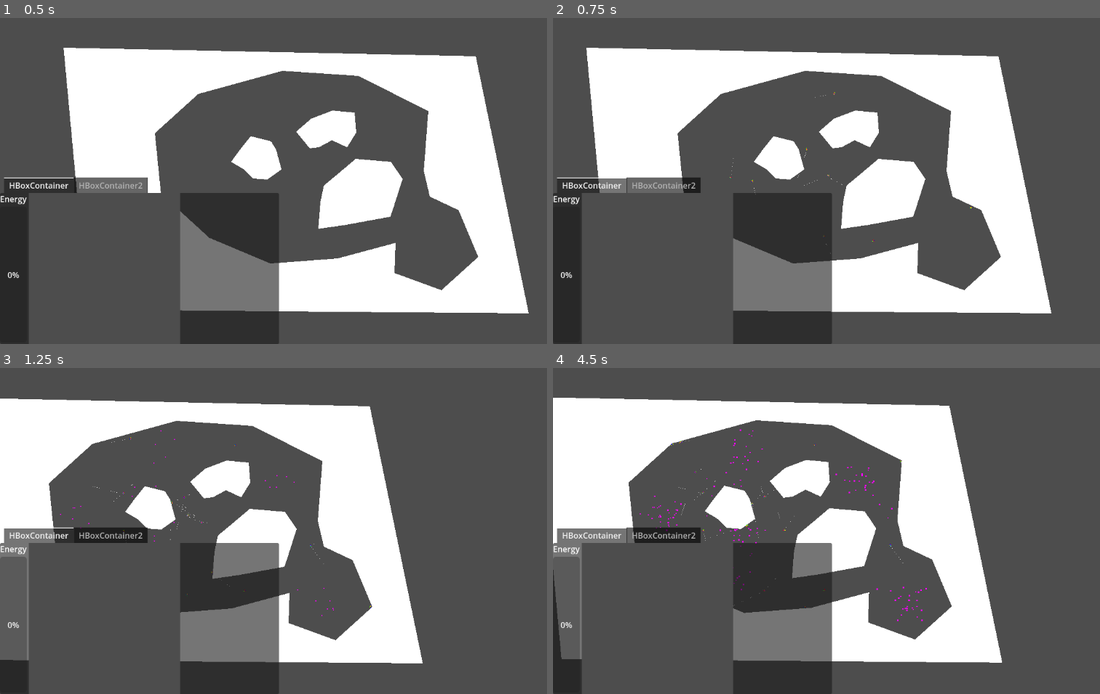
Above: before the commit, frames 1-4 (two rows, left to right).
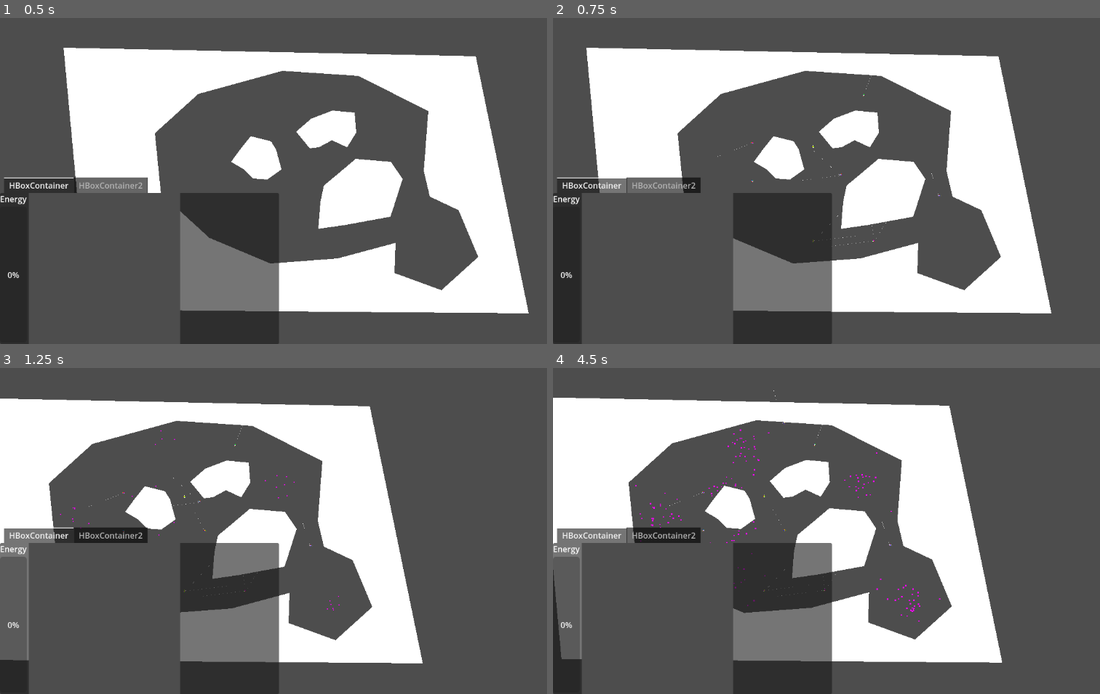
Above: after the commit, the same moments.

Repository: 06gusmog/EVOLUTIONATOR-4000
Game: Godot game, scene res://Misc/world.tscn
Two runs of this game, one before a commit and one after it. Both use one fixed random seed, a clock stepped at 60 frames per second and the inputs below.
Inputs (mouse positions are in pixels of both pictures, inside the frame that each line leads up to):
- Up to frame 1 (0.5 s): no input
- Up to frame 2 (0.75 s): tap Enter at 0.5 s; move the mouse to (968, 164) at 0.52 s; hold Right (right) from 0.53 s (still down); click (968, 164) at 0.6 s
- Up to frame 3 (1.25 s): keep holding Right (right)
- Up to frame 4 (4.5 s): move the mouse to (799, 592) at 1.27 s; release Right (right) at 1.28 s; hold Down (down) 1.28-2.03 s; tap P (test input) at 1.35, 4.35 s; move the mouse to (645, 475) at 2.02 s; hold Right (right) 2.03-2.78 s; tap Shift (zoom_in) at 2.1 s; move the mouse to (607, 397) at 2.77 s; hold Up (up) 2.78-3.53 s; tap Ctrl (zoom_out) at 2.85 s; move the mouse to (558, 524) at 3.52 s; hold Left (left) from 3.53 s (still down); click (558, 524) at 3.6 s; move the mouse to (635, 442) at 4.27 s

Frame 1 is identical in both runs. In frame 2, less than 0.1% of the frame differs, in the area x 30-77%, y 17-73%; in frame 3, less than 0.1%; in frame 4, 0.4%, in the area x 15-71%, y 6-78%.
Error in both runs: Attempt to call function 'store_line' in base 'null instance' on a null instance. (res://Misc/SimulationHandler.gd:169)

Commit message:
2 new cell types
Added hearing and smell cells, and fixed some issues with the eye cells. Also added collision layers and masks

Diff:
--- /dev/null
+++ b/Godot/Cell Types/Scenes/hearing_cell.tscn
@@ -0,0 +1,22 @@
+[gd_scene load_steps=5 format=3 uid="uid://0mhqxtrvoc5l"]
+
+[ext_resource type="Shape2D" uid="uid://v66p2r8ukumf" path="res://Standards/cell_shape.tres" id="1_m638y"]
+[ext_resource type="Script" path="res://Cell Types/Scripts/HearingCell.gd" id="2_vnun1"]
+[ext_resource type="Texture2D" uid="uid://be6tg6lcyhdvt" path="res://Misc/visuals/1_white_pixel.png" id="3_fssiw"]
+
+[sub_resource type="CircleShape2D" id="CircleShape2D_uea70"]
+
+[node name="HearingCell" type="CollisionShape2D"]
+shape = ExtResource("1_m638y")
+script = ExtResource("2_vnun1")
+
+[node name="Sprite2D" type="Sprite2D" parent="."]
+texture = ExtResource("3_fssiw")
+
+[node name="Area2D" type="Area2D" parent="."]
+scale = Vector2(0.1, 0.1)
+collision_mask = 4
+monitorable = false
+
+[node name="CollisionShape2D" type="CollisionShape2D" parent="Area2D"]
+shape = SubResource("CircleShape2D_uea70")
--- /dev/null
+++ b/Godot/Cell Types/Scenes/smelling_cell.tscn
@@ -0,0 +1,22 @@
+[gd_scene load_steps=5 format=3 uid="uid://t5c86xlsoyfm"]
+
+[ext_resource type="Shape2D" uid="uid://v66p2r8ukumf" path="res://Standards/cell_shape.tres" id="1_0oauv"]
+[ext_resource type="Script" path="res://Cell Types/Scripts/SmellingCell.gd" id="2_bh51n"]
+[ext_resource type="Texture2D" uid="uid://be6tg6lcyhdvt" path="res://Misc/visuals/1_white_pixel.png" id="3_i0pag"]
+
+[sub_resource type="CircleShape2D" id="CircleShape2D_uea70"]
+
+[node name="HearingCell" type="CollisionShape2D"]
+shape = ExtResource("1_0oauv")
+script = ExtResource("2_bh51n")
+
+[node name="Sprite2D" type="Sprite2D" parent="."]
+texture = ExtResource("3_i0pag")
+
+[node name="Area2D" type="Area2D" parent="."]
+scale = Vector2(0.1, 0.1)
+collision_mask = 2
+monitorable = false
+
+[node name="CollisionShape2D" type="CollisionShape2D" parent="Area2D"]
+shape = SubResource("CircleShape2D_uea70")
--- a/Godot/Cell Types/Scripts/EyeCell.gd
+++ b/Godot/Cell Types/Scripts/EyeCell.gd
@@ -8,7 +8,7 @@
 func _interpret_special_sauce(special_sauce):
 	var sauce_values = get_from_sauce(special_sauce, ['angle', 'weight'])
 	angle = sauce_values[0]
-	distance = sauce_values[1] * distance_factor
+	distance = (sauce_values[1] + 1) * distance_factor
 	ray_cast_2d.target_position = Vector2(cos(angle), sin(angle)) * distance
 	line_2d.points = [Vector2(0,0), ray_cast_2d.target_position]
 	tags.append('Output')
@@ -16,7 +16,9 @@
 func _update_output(_input):
 	if ray_cast_2d.is_colliding():
 		var collision_point = ray_cast_2d.get_collision_point()
-		var collision_distance = collision_point.distance_to(Vector2(0,0))
-		output = collision_distance / distance
+		var collision_distance = to_local(collision_point).distance_to(Vector2(0,0))
+		#print("Max Distance: {0}, Collision Distance: {1}".format([distance, collision_distance]))
+		#NOTE: Now detects siblings, bug or feature?
+		output = (distance - collision_distance) / distance
 	else:
-		output = 0.0
+		output = -1
--- /dev/null
+++ b/Godot/Cell Types/Scripts/HearingCell.gd
@@ -0,0 +1,29 @@
+extends Cell
+var distance: int
+var distance_factor = 10
+@onready var area_2d = $Area2D
+
+func _interpret_special_sauce(special_sauce):
+	var sauce_values = get_from_sauce(special_sauce, ['weight'])
+	distance = (sauce_values[0] + 1) * distance_factor
+	area_2d.scale = Vector2(0.1 * distance, 0.1 * distance)
+	tags.append('Output')
+
+func _update_output(_input):
+	var bodies_in_range = area_2d.get_overlapping_bodies()
+	if len(bodies_in_range) == 0:
+		output = -1
+	else:
+		var dist2 = []
+		for body in bodies_in_range:
+			if body == self.get_parent():
+				continue
+			dist2.append(to_local(body.position).distance_squared_to(self.position))
+		if len(dist2) == 0:
+			output = -1
+			return
+		var min_dist2 = dist2.min()
+		var collision_distance = sqrt(min_dist2)
+		if collision_distance > distance:
+			collision_distance = distance
+		output = (distance - collision_distance) /distance
--- /dev/null
+++ b/Godot/Cell Types/Scripts/SmellingCell.gd
@@ -0,0 +1,29 @@
+extends Cell
+var distance: int
+var distance_factor = 10
+@onready var area_2d = $Area2D
+
+func _interpret_special_sauce(special_sauce):
+	var sauce_values = get_from_sauce(special_sauce, ['weight'])
+	distance = (sauce_values[0] + 1) * distance_factor
+	area_2d.scale = Vector2(0.1 * distance, 0.1 * distance)
+	tags.append('Output')
+
+func _update_output(_input):
+	var bodies_in_range = area_2d.get_overlapping_bodies()
+	if len(bodies_in_range) == 0:
+		output = -1
+	else:
+		var dist2 = []
+		for body in bodies_in_range:
+			if body == self.get_parent():
+				continue
+			dist2.append(to_local(body.position).distance_squared_to(self.position))
+		if len(dist2) == 0:
+			output = -1
+			return
+		var min_dist2 = dist2.min()
+		var collision_distance = sqrt(min_dist2)
+		if collision_distance > distance:
+			collision_distance = distance
+		output = (distance - collision_distance) /distance
--- a/Godot/Misc/creature.tscn
+++ b/Godot/Misc/creature.tscn
@@ -7,10 +7,11 @@
 bounce = 0.4
 
 [node name="Creature" type="RigidBody2D"]
+collision_layer = 2
 input_pickable = true
 physics_material_override = SubResource("PhysicsMaterial_cf5g3")
+contact_monitor = true
 max_contacts_reported = 10
-contact_monitor = true
 linear_damp = 3.621
 angular_damp = 49.347
 script = ExtResource("1_2isnp")
--- a/Godot/Misc/world.tscn
+++ b/Godot/Misc/world.tscn
@@ -26,6 +26,8 @@
 position = Vector2(120, 120)
 
 [node name="Area2D" type="Area2D" parent="Spawnpoints/Spawn 1"]
+collision_mask = 2
+monitorable = false
 
 [node name="CollisionShape2D" type="CollisionShape2D" parent="Spawnpoints/Spawn 1/Area2D"]
 shape = SubResource("CircleShape2D_rjn3i")
@@ -34,6 +36,8 @@
 position = Vector2(100, -170)
 
 [node name="Area2D" type="Area2D" parent="Spawnpoints/Spawn 2"]
+collision_mask = 2
+monitorable = false
 
 [node name="CollisionShape2D" type="CollisionShape2D" parent="Spawnpoints/Spawn 2/Area2D"]
 shape = SubResource("CircleShape2D_rjn3i")
@@ -42,6 +46,8 @@
 position = Vector2(-121, -75)
 
 [node name="Area2D" type="Area2D" parent="Spawnpoints/Spawn 3"]
+collision_mask = 2
+monitorable = false
 
 [node name="CollisionShape2D" type="CollisionShape2D" parent="Spawnpoints/Spawn 3/Area2D"]
 shape = SubResource("CircleShape2D_rjn3i")
@@ -50,6 +56,8 @@
 position = Vector2(0, -67)
 
 [node name="Area2D" type="Area2D" parent="Spawnpoints/Spawn 4"]
+collision_mask = 2
+monitorable = false
 
 [node name="CollisionShape2D" type="CollisionShape2D" parent="Spawnpoints/Spawn 4/Area2D"]
 shape = SubResource("CircleShape2D_rjn3i")
@@ -58,6 +66,8 @@
 position = Vector2(-120, 0)
 
 [node name="Area2D" type="Area2D" parent="Spawnpoints/Spawn 5"]
+collision_mask = 2
+monitorable = false
 
 [node name="CollisionShape2D" type="CollisionShape2D" parent="Spawnpoints/Spawn 5/Area2D"]
 shape = SubResource("CircleShape2D_rjn3i")
@@ -66,6 +76,8 @@
 position = Vector2(40, 0)
 
 [node name="Area2D" type="Area2D" parent="Spawnpoints/Spawn 6"]
+collision_mask = 2
+monitorable = false
 
 [node name="CollisionShape2D" type="CollisionShape2D" parent="Spawnpoints/Spawn 6/Area2D"]
 shape = SubResource("CircleShape2D_rjn3i")
@@ -74,6 +86,8 @@
 position = Vector2(0, 120)
 
 [node name="Area2D" type="Area2D" parent="Spawnpoints/Spawn 7"]
+collision_mask = 2
+monitorable = false
 
 [node name="CollisionShape2D" type="CollisionShape2D" parent="Spawnpoints/Spawn 7/Area2D"]
 shape = SubResource("CircleShape2D_rjn3i")
@@ -82,6 +96,8 @@
 position = Vector2(250, 30)
 
 [node name="Area2D" type="Area2D" parent="Spawnpoints/Spawn 8"]
+collision_mask = 2
+monitorable = false
 
 [node name="CollisionShape2D" type="CollisionShape2D" parent="Spawnpoints/Spawn 8/Area2D"]
 shape = SubResource("CircleShape2D_rjn3i")
@@ -120,6 +136,7 @@
 [node name="Camera2D" type="Camera2D" parent="."]
 
 [node name="FoodObject" parent="." instance=ExtResource("2_8ygnx")]
+collision_layer = 4
 
 [node name="StaticBody2D" type="StaticBody2D" parent="."]
 physics_material_override = SubResource("PhysicsMaterial_06e6h")
@@ -172,9 +189,11 @@
 offset_top = -178.0
 offset_right = 553.0
 grow_vertical = 0
+current_tab = 0
 
 [node name="HBoxContainer" type="HBoxContainer" parent="CanvasLayer/UserInterface/TabContainer"]
 layout_mode = 2
+metadata/_tab_index = 0
 
 [node name="Creature View" type="VBoxContainer" parent="CanvasLayer/UserInterface/TabContainer/HBoxContainer"]
 layout_mode = 2
@@ -204,6 +223,7 @@
 [node name="HBoxContainer2" type="HBoxContainer" parent="CanvasLayer/UserInterface/TabContainer"]
 visible = false
 layout_mode = 2
+metadata/_tab_index = 1
 
 [node name="AspectRatioContainer" type="AspectRatioContainer" parent="CanvasLayer/UserInterface/TabContainer/HBoxContainer2"]
 custom_minimum_size = Vector2(100, 100)
--- a/Godot/Standards/global_settings.gd
+++ b/Godot/Standards/global_settings.gd
@@ -40,7 +40,8 @@
 	'eye_cell.tscn':Color.PURPLE,
 	'move_cell.tscn':Color.BLUE,
 	'neuron_cell.tscn':Color.YELLOW,
-	'rotation_cell.tscn':Color.GREEN
+	'rotation_cell.tscn':Color.GREEN,
+	'hearing_cell.tscn':Color.AQUA
 	}
 
 #To create a new game, create a folder in %appdata%/Godot/app_userdata/[name of the project]/
--- a/Godot/Standards/template_cell.gd
+++ b/Godot/Standards/template_cell.gd
@@ -1,11 +1,11 @@
 extends Cell
 
-func _enterperate_special_sauce(special_sauce):
+func _interpret_special_sauce(special_sauce):
 	pass
 
-func _update_output():
+func _update_output(_input):
 	pass
 
 
-func _act(input):
+func _act(input, delta):
 	pass
--- a/Godot/project.godot
+++ b/Godot/project.godot
@@ -12,7 +12,7 @@
 
 config/name="Gymnasiearbete 2"
 run/main_scene="res://Misc/world.tscn"
-config/features=PackedStringArray("4.2", "Forward Plus")
+config/features=PackedStringArray("4.3", "Forward Plus")
 config/icon="res://icon.svg"
 
 [autoload]
@@ -24,41 +24,41 @@
 
 left={
 "deadzone": 0.5,
-"events": [Object(InputEventKey,"resource_local_to_scene":fa …(175 unchanged characters)… ode":4194319,"key_label":0,"unicode":0,"echo":false,"script":null)
-, Object(InputEventKey,"resource_local_to_scene":false,"reso …(162 unchanged characters)… keycode":65,"key_label":0,"unicode":97,"echo":false,"script":null)
+"events": [Object(InputEventKey,"resource_local_to_scene":fa …(175 unchanged characters)… ode":4194319,"key_label":0,"unicode":0,"location":0,"echo":false,"script":null)
+, Object(InputEventKey,"resource_local_to_scene":false,"reso …(162 unchanged characters)… keycode":65,"key_label":0,"unicode":97,"location":0,"echo":false,"script":null)
 ]
 }
 right={
 "deadzone": 0.5,
-"events": [Object(InputEventKey,"resource_local_to_scene":fa …(175 unchanged characters)… ode":4194321,"key_label":0,"unicode":0,"echo":false,"script":null)
-, Object(InputEventKey,"resource_local_to_scene":false,"reso …(163 unchanged characters)… eycode":68,"key_label":0,"unicode":100,"echo":false,"script":null)
+"events": [Object(InputEventKey,"resource_local_to_scene":fa …(175 unchanged characters)… ode":4194321,"key_label":0,"unicode":0,"location":0,"echo":false,"script":null)
+, Object(InputEventKey,"resource_local_to_scene":false,"reso …(163 unchanged characters)… eycode":68,"key_label":0,"unicode":100,"location":0,"echo":false,"script":null)
 ]
 }
 up={
 "deadzone": 0.5,
-"events": [Object(InputEventKey,"resource_local_to_scene":fa …(175 unchanged characters)… ode":4194320,"key_label":0,"unicode":0,"echo":false,"script":null)
-, Object(InputEventKey,"resource_local_to_scene":false,"reso …(163 unchanged characters)… eycode":87,"key_label":0,"unicode":119,"echo":false,"script":null)
+"events": [Object(InputEventKey,"resource_local_to_scene":fa …(175 unchanged characters)… ode":4194320,"key_label":0,"unicode":0,"location":0,"echo":false,"script":null)
+, Object(InputEventKey,"resource_local_to_scene":false,"reso …(163 unchanged characters)… eycode":87,"key_label":0,"unicode":119,"location":0,"echo":false,"script":null)
 ]
 }
 down={
 "deadzone": 0.5,
-"events": [Object(InputEventKey,"resource_local_to_scene":fa …(175 unchanged characters)… ode":4194322,"key_label":0,"unicode":0,"echo":false,"script":null)
-, Object(InputEventKey,"resource_local_to_scene":false,"reso …(163 unchanged characters)… eycode":83,"key_label":0,"unicode":115,"echo":false,"script":null)
+"events": [Object(InputEventKey,"resource_local_to_scene":fa …(175 unchanged characters)… ode":4194322,"key_label":0,"unicode":0,"location":0,"echo":false,"script":null)
+, Object(InputEventKey,"resource_local_to_scene":false,"reso …(163 unchanged characters)… eycode":83,"key_label":0,"unicode":115,"location":0,"echo":false,"script":null)
 ]
 }
 zoom_in={
 "deadzone": 0.5,
-"events": [Object(InputEventKey,"resource_local_to_scene":fa …(175 unchanged characters)… ode":4194325,"key_label":0,"unicode":0,"echo":false,"script":null)
+"events": [Object(InputEventKey,"resource_local_to_scene":fa …(175 unchanged characters)… ode":4194325,"key_label":0,"unicode":0,"location":0,"echo":false,"script":null)
 ]
 }
 zoom_out={
 "deadzone": 0.5,
-"events": [Object(InputEventKey,"resource_local_to_scene":fa …(175 unchanged characters)… ode":4194326,"key_label":0,"unicode":0,"echo":false,"script":null)
+"events": [Object(InputEventKey,"resource_local_to_scene":fa …(175 unchanged characters)… ode":4194326,"key_label":0,"unicode":0,"location":0,"echo":false,"script":null)
 ]
 }
 "test input"={
 "deadzone": 0.5,
-"events": [Object(InputEventKey,"resource_local_to_scene":fa …(172 unchanged characters)… eycode":80,"key_label":0,"unicode":112,"echo":false,"script":null)
+"events": [Object(InputEventKey,"resource_local_to_scene":fa …(172 unchanged characters)… eycode":80,"key_label":0,"unicode":112,"location":0,"echo":false,"script":null)
 ]
 }
 click={
@@ -68,9 +68,15 @@
 }
 Pause={
 "deadzone": 0.5,
-"events": [Object(InputEventKey,"resource_local_to_scene":fa …(171 unchanged characters)… keycode":32,"key_label":0,"unicode":32,"echo":false,"script":null)
+"events": [Object(InputEventKey,"resource_local_to_scene":fa …(171 unchanged characters)… keycode":32,"key_label":0,"unicode":32,"location":0,"echo":false,"script":null)
 ]
 }
+
+[layer_names]
+
+2d_render/layer_1="Terrain"
+2d_render/layer_2="Creatures"
+2d_render/layer_3="Food"
 
 [physics]
 
Binary file changed: Godot/Lineage Tracking/Icons/test.png
